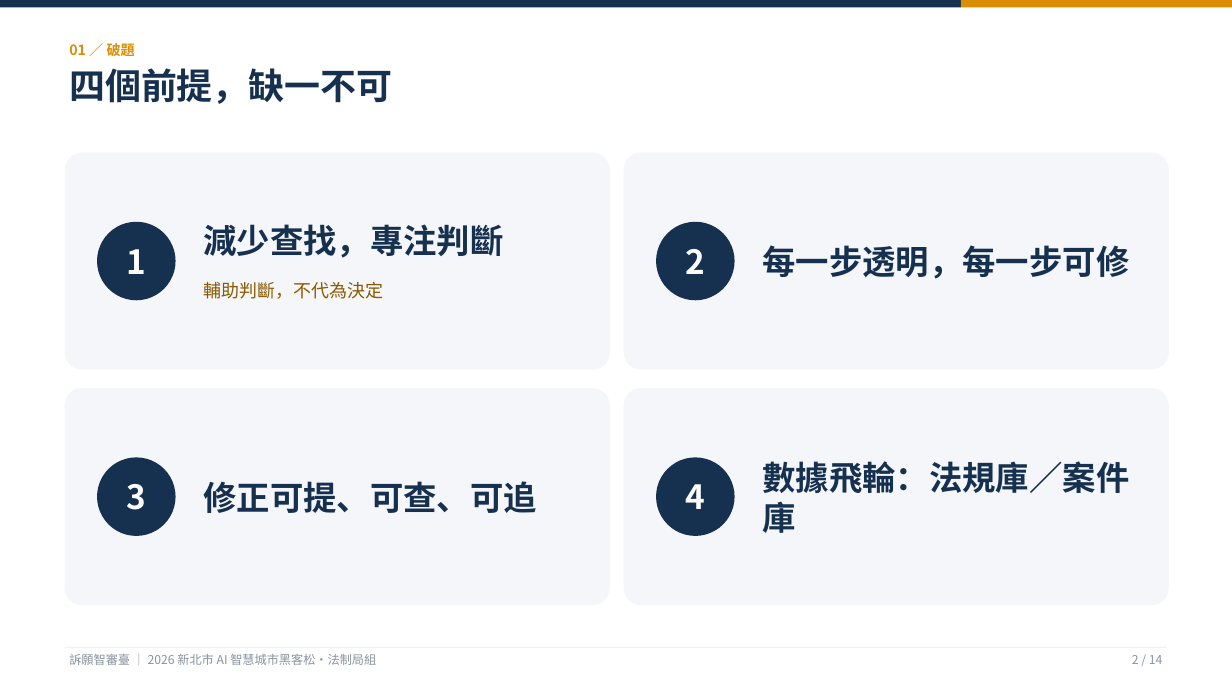
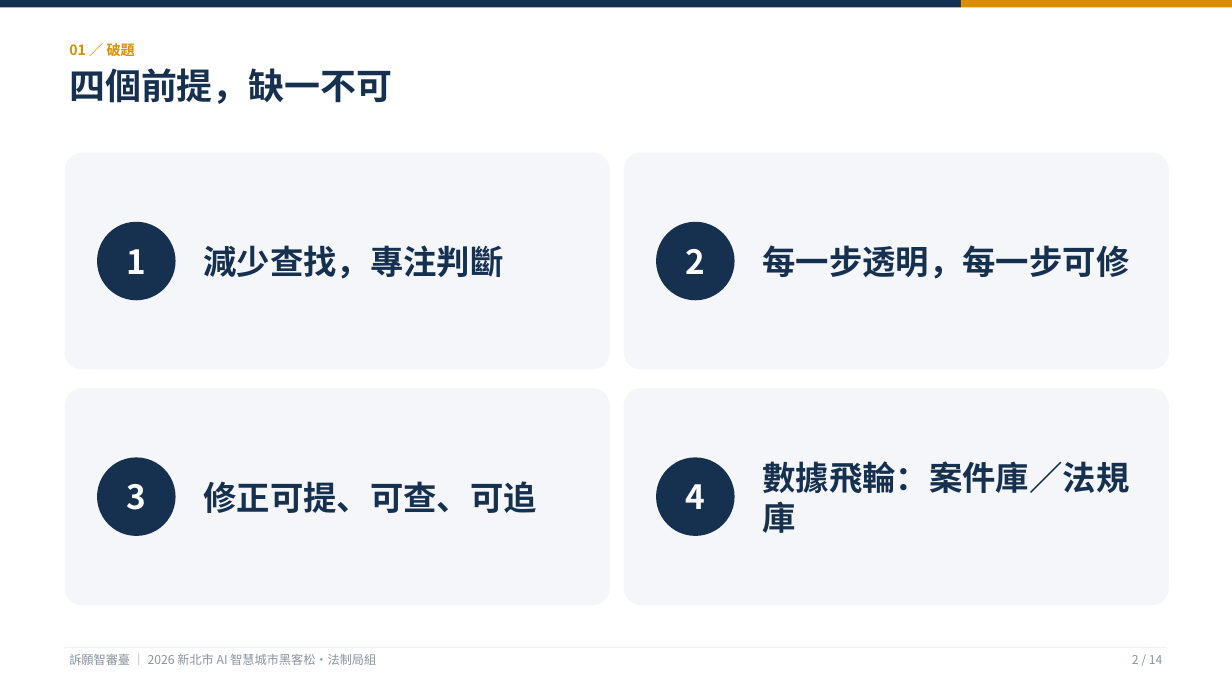
Before and after one commit to KevinMursh/hackathon_wisxxxx, a slide deck: slide 2 of docs/提案/提案簡報-訴願智審臺.pptx. Drawn at 1232x693 pixels with LibreOffice and Linux fonts; fonts in the diff are those of the drawing. Boxes give left, top, right and bottom in pixels: in the first picture for what was removed or moved away, otherwise in the second. Text is boxed around its words. In the diff, an @@ line names an element or a change of style, - is before the commit and + after.

```diff
--- a/docs/提案/提案簡報-訴願智審臺.pptx
+++ b/docs/提案/提案簡報-訴願智審臺.pptx
@@ text "減少查找，專注判斷": place and size @@
-text "減少查找，專注判斷" at box(203, 224, 503, 258)
+text "減少查找，專注判斷" at box(203, 245, 503, 279)
@@ text removed at box(203, 282, 383, 299) @@
-輔助判斷，不代為決定
@@ text at box(762, 461, 1129, 533): text changed @@
-數據飛輪：法規庫／案件庫
+數據飛輪：案件庫／法規庫
```
Also in this commit, not shown: 1 other slide changed, 2 other files.
